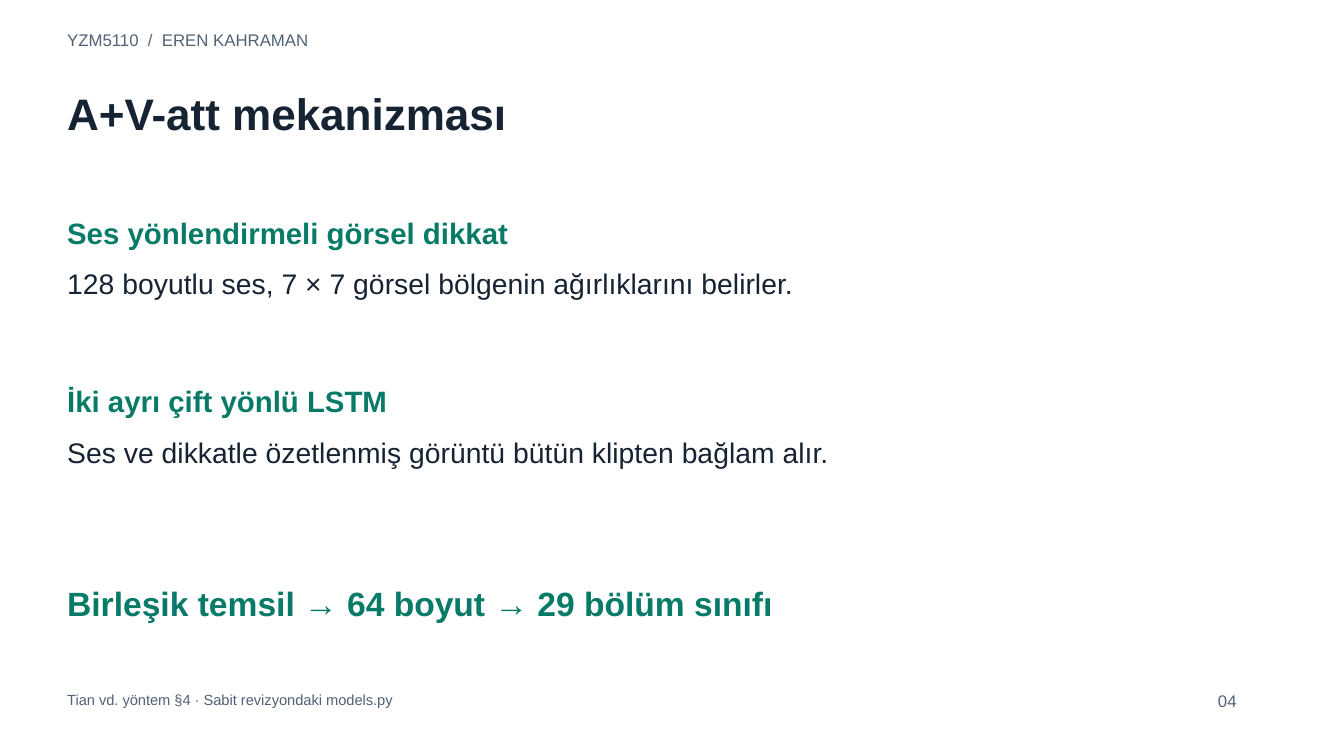
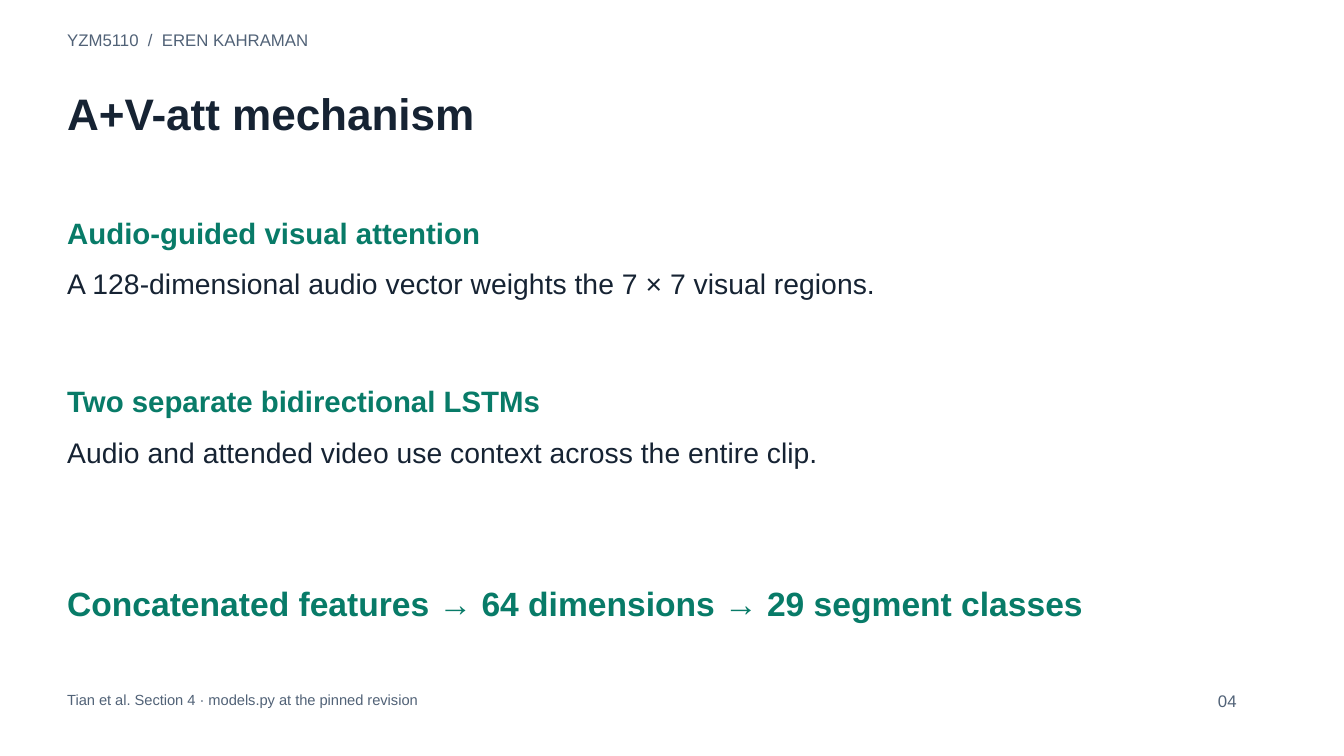
Before and after one commit to yasarkasa/yzm5110-ave-audio-shifts, a slide deck: slide 4 of output/slides/Kahraman_YZM5110_Presentation.pptx. Drawn at 1344x756 pixels with LibreOffice and Linux fonts; fonts in the diff are those of the drawing. Boxes give left, top, right and bottom in pixels: in the first picture for what was removed or moved away, otherwise in the second. Text is boxed around its words. In the diff, an @@ line names an element or a change of style, - is before the commit and + after.

```diff
--- a/output/slides/Kahraman_YZM5110_Presentation.pptx
+++ b/output/slides/Kahraman_YZM5110_Presentation.pptx
@@ text at box(67, 98, 474, 131): text changed @@
-A+V-att mekanizması
+A+V-att mechanism
@@ text at box(67, 222, 480, 250): text changed @@
-Ses yönlendirmeli görsel dikkat
+Audio-guided visual attention
@@ text at box(67, 273, 875, 300): text changed @@
-128 boyutlu ses, 7 × 7 görsel bölgenin ağırlıklarını belirler.
+A 128-dimensional audio vector weights the 7 × 7 visual regions.
@@ text at box(67, 390, 540, 418): text changed @@
-İki ayrı çift yönlü LSTM
+Two separate bidirectional LSTMs
@@ text at box(67, 442, 817, 468): text changed @@
-Ses ve dikkatle özetlenmiş görüntü bütün klipten bağlam alır.
+Audio and attended video use context across the entire clip.
@@ text at box(67, 591, 1082, 623): text changed @@
-Birleşik temsil → 64 boyut → 29 bölüm sınıfı
+Concatenated features → 64 dimensions → 29 segment classes
@@ text at box(67, 694, 417, 708): text changed @@
-Tian vd. yöntem §4 · Sabit revizyondaki models.py
+Tian et al. Section 4 · models.py at the pinned revision
```
Also in this commit, not shown: 14 other slides changed, 12 other files.
